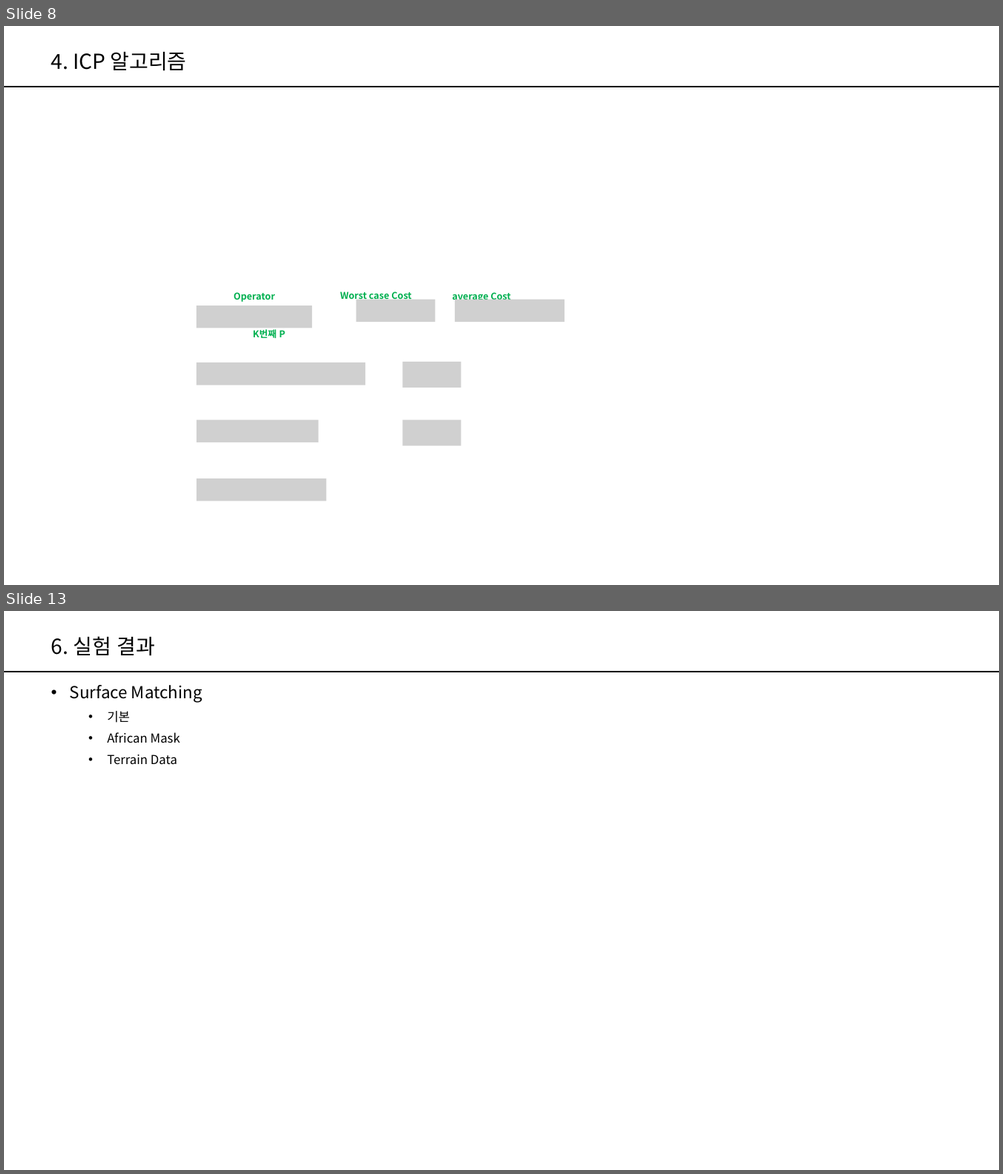
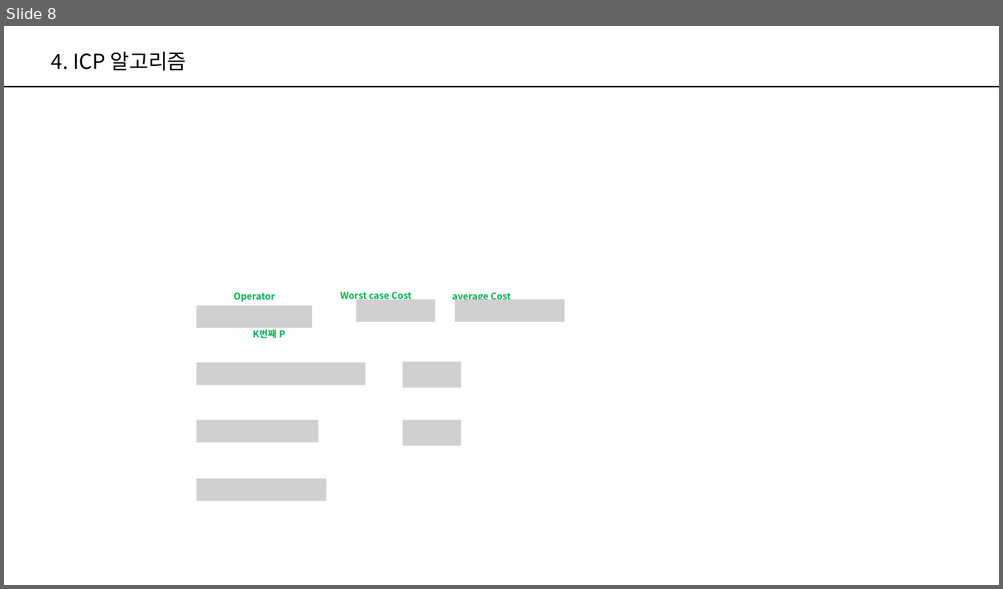
Before and after one commit to PeterykSong/PeterykSong.github.io, a slide deck: _robotics/_materials/A Method for Registration of 3-D Shapes.pptx. Shown one above the other, each under a label of ours: slides 8 and 13 before the commit, slide 8 after it; the slides between them are not shown. The pictures are 1003x1174 and 1003x589 pixels, drawn with LibreOffice and Linux fonts; fonts in the diff are those of the drawing; grey boxes stand for pictures. Boxes give left, top, right and bottom in pixels: in the first picture for what was removed or moved away, otherwise in the second. Text is boxed around its words. In the diff, an @@ line names an element or a change of style, - is before the commit and + after.

```diff
--- a/_robotics/_materials/A Method for Registration of 3-D Shapes.pptx
+++ b/_robotics/_materials/A Method for Registration of 3-D Shapes.pptx
@@ slide 13 removed at <box>4,611,999,1170</box>, background #FFFFFF; not listed: 1 template element that a slide beside it also shows @@
@@ title removed at <box>51,636,156,656</box> @@
-6. 실험 결과
@@ text removed at <box>70,685,202,765</box> @@
-• Surface Matching
-  • 기본
-  • African Mask
-  • Terrain Data
```
Also in this commit, not shown: 5 slides changed, 6 slides added, 2 other slides removed.
